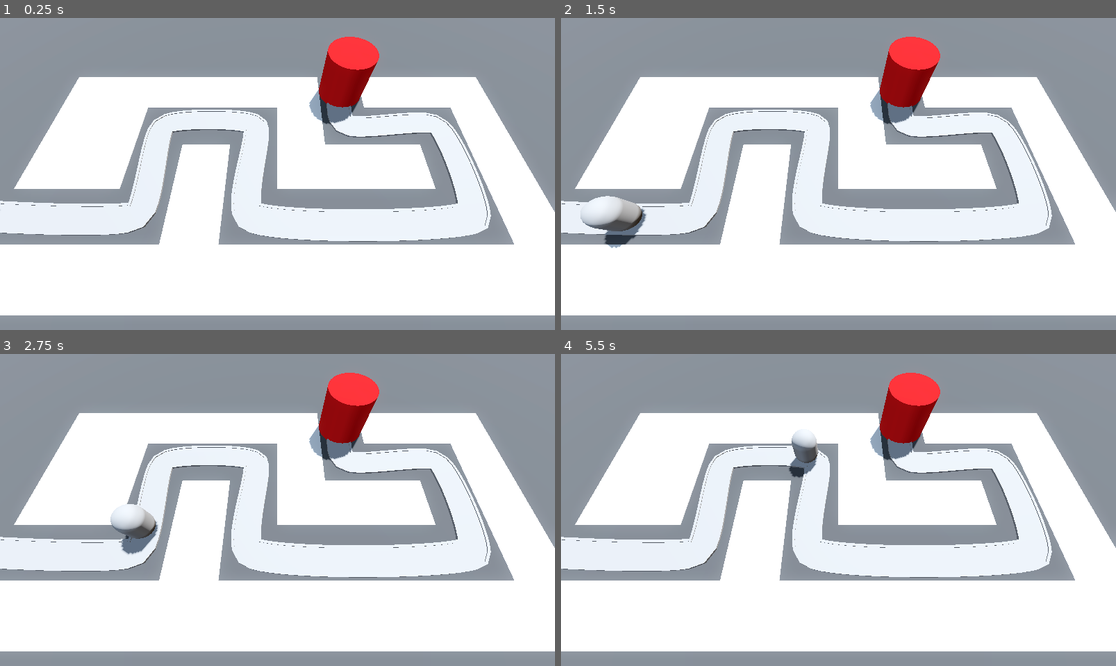
Above: before the commit, frames 1-4 (two rows, left to right).
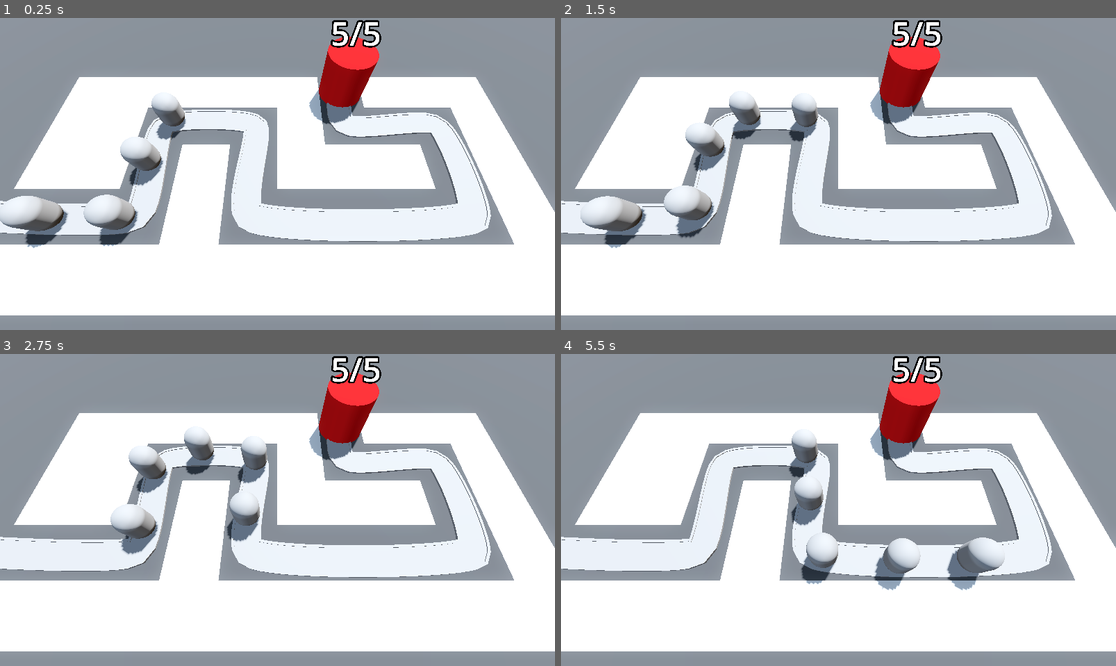
Above: after the commit, the same moments.

Repository: rlong021/Barbarian_Blaster
Game: Godot game, scene res://scenes/base_level.tscn
Two runs of this game, one before a commit and one after it. Both use one fixed random seed, a clock stepped at 60 frames per second and the inputs below.
Inputs:
- Up to frame 1 (0.25 s): no input
- Up to frame 2 (1.5 s): no input
- Up to frame 3 (2.75 s): no input
- Up to frame 4 (5.5 s): no input

The runs differ from the first frame. In frame 1, 3.7% of the frame differs, in the area x 0-69%, y 0-74%; in frame 2, 3.2%; in frame 3, 2.8%; in frame 4, 3.3%.

Commit message:
health works

Diff:
--- a/base/base.gd
+++ b/base/base.gd
@@ -1,5 +1,23 @@
 extends Node3D
 
+@export var max_health: int = 5
+
+var current_health: int:
+	set(health_in):
+		current_health = health_in
+		print("Health was changed")
+		label_3d.text = str(current_health) + "/" + str(max_health)
+		var red: Color = Color.RED
+		var white: Color = Color.WHITE
+		label_3d.modulate = red.lerp(white,float(current_health)/float(max_health))
+		if current_health < 1:
+			get_tree().reload_current_scene()
+
+@onready var label_3d: Label3D = $Label3D
+
+func _ready() -> void:
+	current_health = max_health
 
 func take_damage() -> void:
 	print("Damage dealt to base!")
+	current_health -= 1
--- a/base/base.tscn
+++ b/base/base.tscn
@@ -14,3 +14,10 @@
 height = 4.0
 sides = 32
 material = SubResource("StandardMaterial3D_dbkse")
+
+[node name="Label3D" type="Label3D" parent="."]
+transform = Transform3D(1, 0, 0, 0, 1, 0, 0, 0, 1, -0.063, 5.07444, -0.678)
+billboard = 1
+text = "Starting Health"
+font_size = 500
+outline_size = 100
--- a/enemy/enemy.gd
+++ b/enemy/enemy.gd
@@ -8,3 +8,4 @@
 	progress += delta * speed
 	if progress_ratio == 1.0:
 		base.take_damage()
+		set_process(false)
--- a/scenes/base_level.tscn
+++ b/scenes/base_level.tscn
@@ -101,5 +101,25 @@
 transform = Transform3D(-4.37114e-08, 0, -1, 0, 1, 0, 1, 0, -4.37114e-08, -22, 0, 6)
 speed = 5.0
 
+[node name="Enemy2" parent="Path3D" instance=ExtResource("2_dbkse")]
+transform = Transform3D(-0.0349164, 0, -0.99939, 0, 1, 0, 0.99939, 0, -0.0349164, -17.0059, 0, 6.2383)
+progress = 5.0
+speed = 5.0
+
+[node name="Enemy3" parent="Path3D" instance=ExtResource("2_dbkse")]
+transform = Transform3D(0.0338393, 0, -0.999427, 0, 1, 0, 0.999427, 0, 0.0338393, -12.0067, 0, 6.29023)
+progress = 10.0
+speed = 5.0
+
+[node name="Enemy4" parent="Path3D" instance=ExtResource("2_dbkse")]
+transform = Transform3D(0.996117, 0, 0.0880412, 0, 1, 0, -0.0880412, 0, 0.996117, -9.90146, 0, 3.08642)
+progress = 15.0
+speed = 5.0
+
+[node name="Enemy5" parent="Path3D" instance=ExtResource("2_dbkse")]
+transform = Transform3D(0.907458, 0, -0.420143, 0, 1, 0, 0.420143, 0, 0.907458, -10.0693, 0, -1.88832)
+progress = 20.0
+speed = 5.0
+
 [node name="Base" parent="." instance=ExtResource("3_0n1tn")]
 transform = Transform3D(1, 0, 0, 0, 1, 0, 0, 0, 1, 6, 0, -6)
